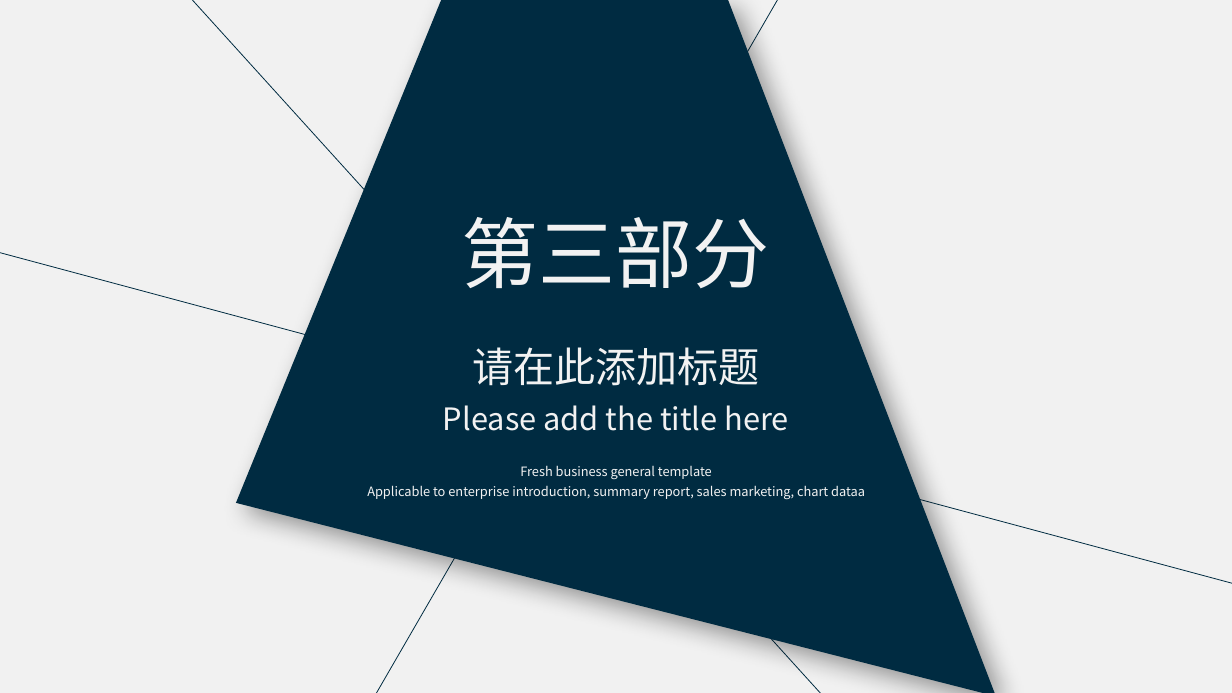
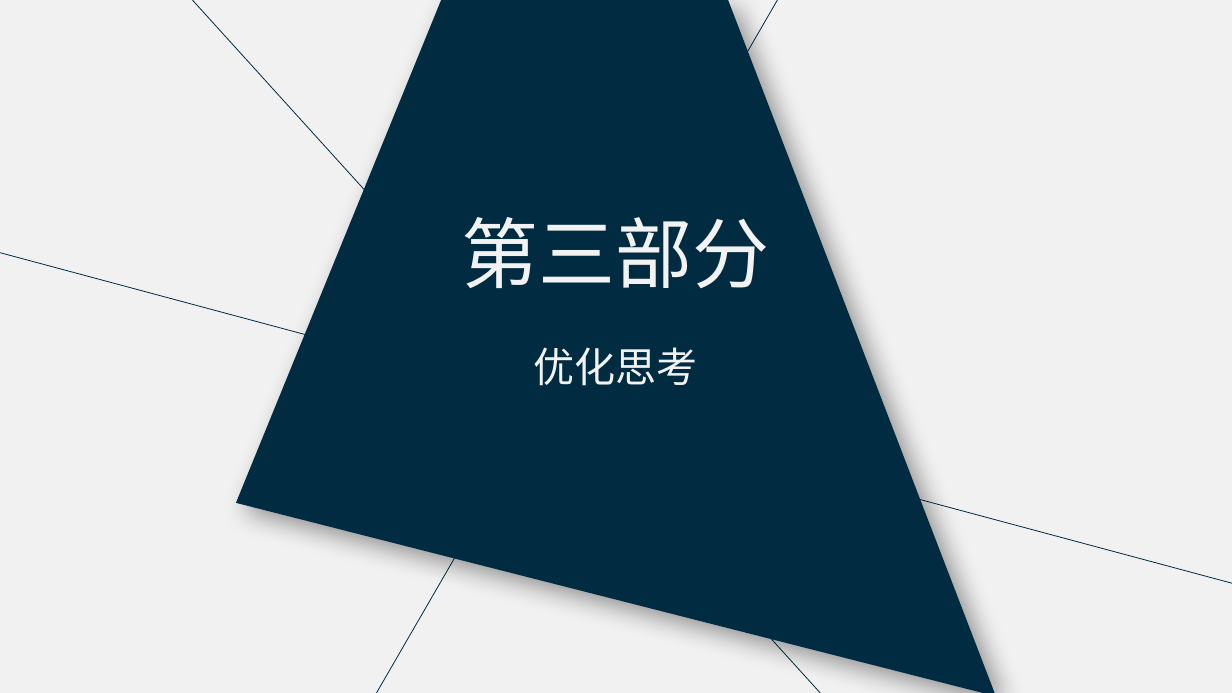
Before and after one commit to l3155/Excercise, a slide deck: slide 12 of 数据分析竞赛_张军军.pptx (slide 15 before the commit). Drawn at 1232x693 pixels with LibreOffice and Linux fonts; fonts in the diff are those of the drawing. Boxes give left, top, right and bottom in pixels: in the first picture for what was removed or moved away, otherwise in the second. Text is boxed around its words. In the diff, an @@ line names an element or a change of style, - is before the commit and + after.

```diff
--- a/数据分析竞赛_张军军.pptx
+++ b/数据分析竞赛_张军军.pptx
@@ text at (534, 347, 698, 386): text changed @@
-请在此添加标题
+优化思考
@@ text removed at (443, 405, 789, 431) @@
-Please add the title here
@@ text removed at (367, 465, 865, 499) @@
-Fresh business general template
-Applicable to enterprise introduction, summary report, sales marketing, chart dataa
```
Also in this commit, not shown: 5 other slides changed, 7 slides added, 21 slides removed.
